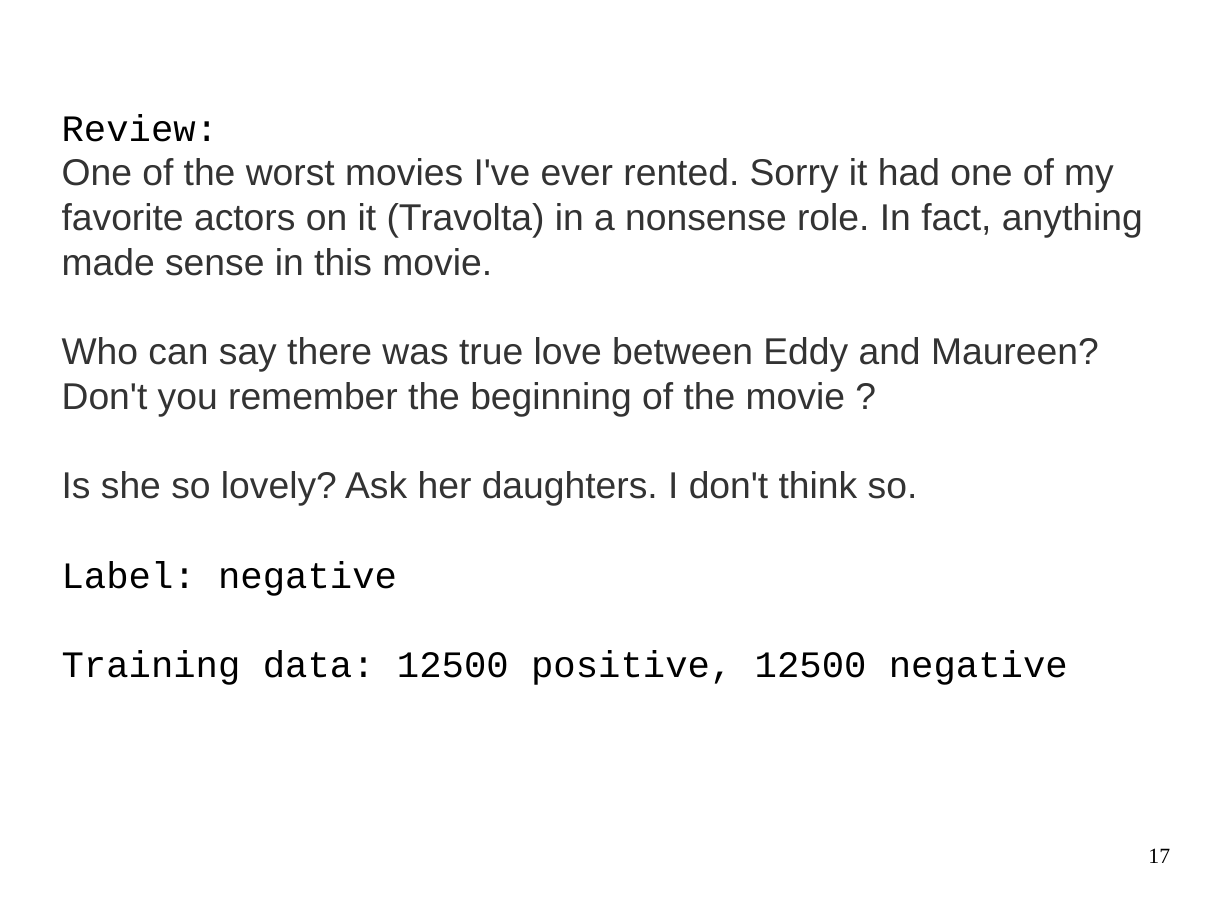
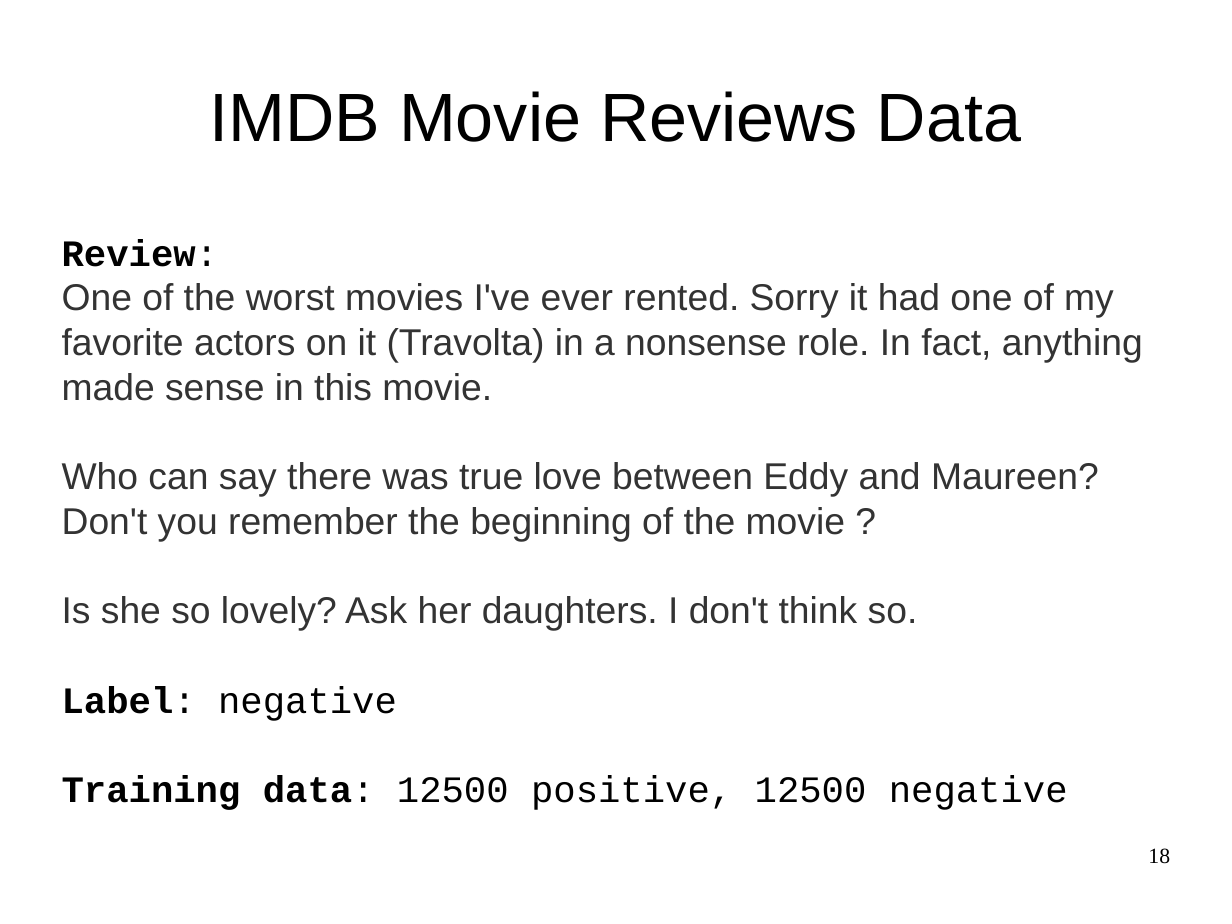
Before and after one commit to amueller/talks_odt, a slide deck: slide 18 of machine-learning-with-scikit-learn - pydata strata nyc 2015 - 45 minutes.odp (slide 17 before the commit). Drawn at 1232x924 pixels with LibreOffice and Linux fonts; fonts in the diff are those of the drawing. Boxes give left, top, right and bottom in pixels: in the first picture for what was removed or moved away, otherwise in the second. Text is boxed around its words. In the diff, an @@ line names an element or a change of style, - is before the commit and + after.

```diff
--- a/machine-learning-with-scikit-learn - pydata strata nyc 2015 - 45 minutes.odp
+++ b/machine-learning-with-scikit-learn - pydata strata nyc 2015 - 45 minutes.odp
@@ title added at [209, 91, 1021, 142], 44 pt, text #000000 @@
+IMDB Movie Reviews Data
@@ subtitle "Review:": place and size @@
-subtitle "Review:" at [62, 114, 1143, 685]
+subtitle "Review:" at [62, 239, 1143, 810]
@@ subtitle at [62, 239, 1068, 810]: bold on in "Review:", "Label: Training data:" @@
@@ page number at [1148, 848, 1170, 864]: text changed @@
-17
+18
```
Also in this commit, not shown: 7 other slides changed, 3 slides added, 2 slides removed.
